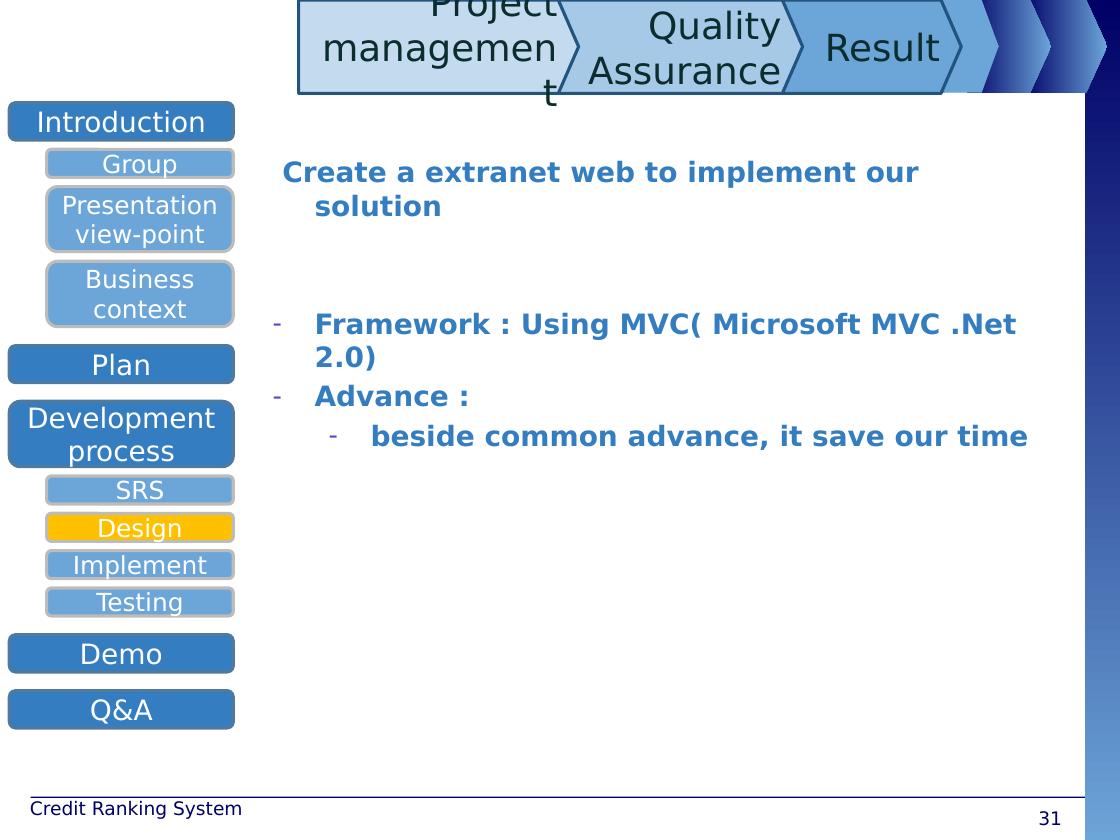
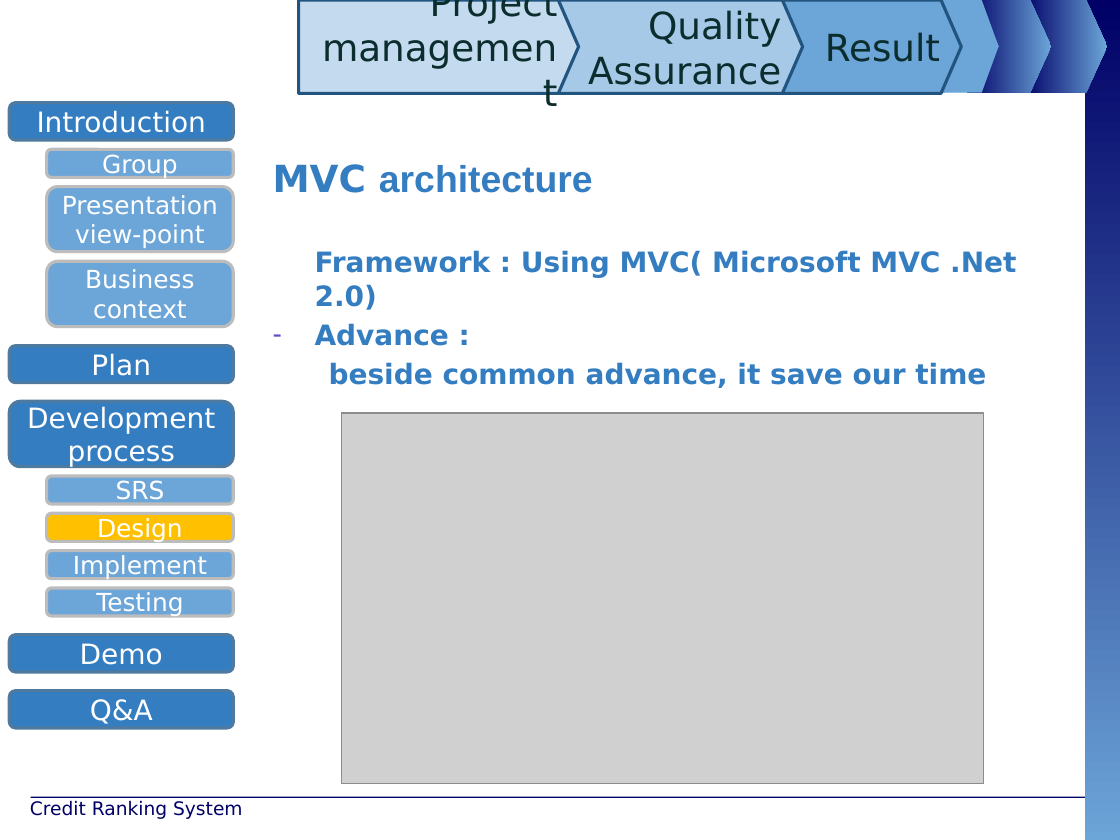
Before and after one commit to maily89/fbdm, a slide deck: slide 31 of Deliverables/FBD - slide.pptx. Drawn at 1120x840 pixels with LibreOffice and Linux fonts; fonts in the diff are those of the drawing; grey boxes stand for pictures; background and template pictures are left out. Boxes give left, top, right and bottom in pixels: in the first picture for what was removed or moved away, otherwise in the second. Text is boxed around its words. In the diff, an @@ line names an element or a change of style, - is before the commit and + after.

```diff
--- a/Deliverables/FBD - slide.pptx
+++ b/Deliverables/FBD - slide.pptx
@@ text at <box>273,164,593,193</box>: text changed; size 18 to 24 pt; font DejaVu Sans to Arial @@
-Create a extranet web to implement our solution
+MVC architecture
@@ text at <box>315,250,1016,388</box>: bullet - to none @@
@@ picture added at <box>342,413,983,784</box> @@
@@ page number removed at <box>1038,811,1062,826</box> @@
-31
```
Also in this commit, not shown: 44 other slides changed, 1 slide added, 1 slide removed.
